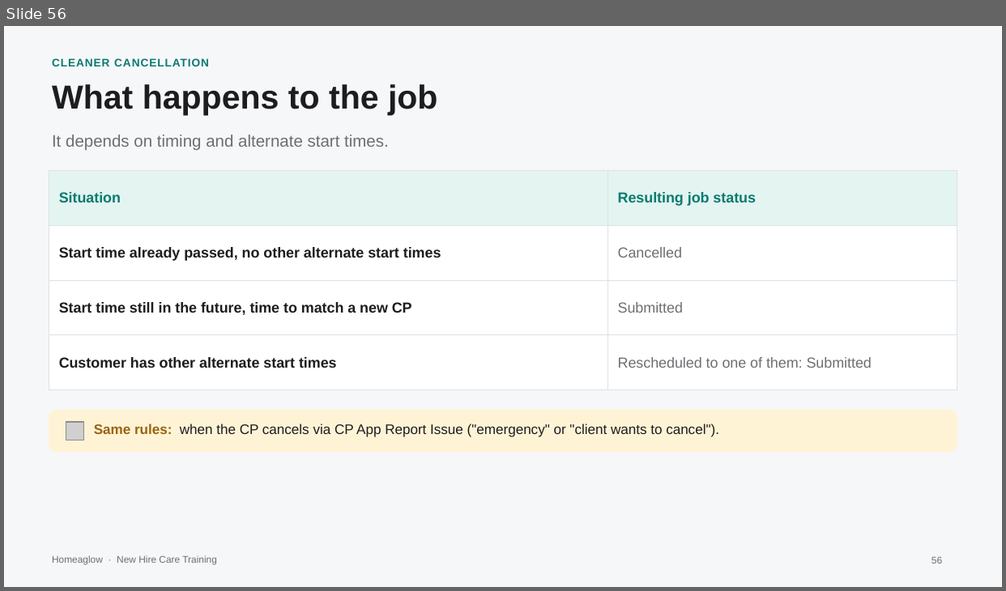
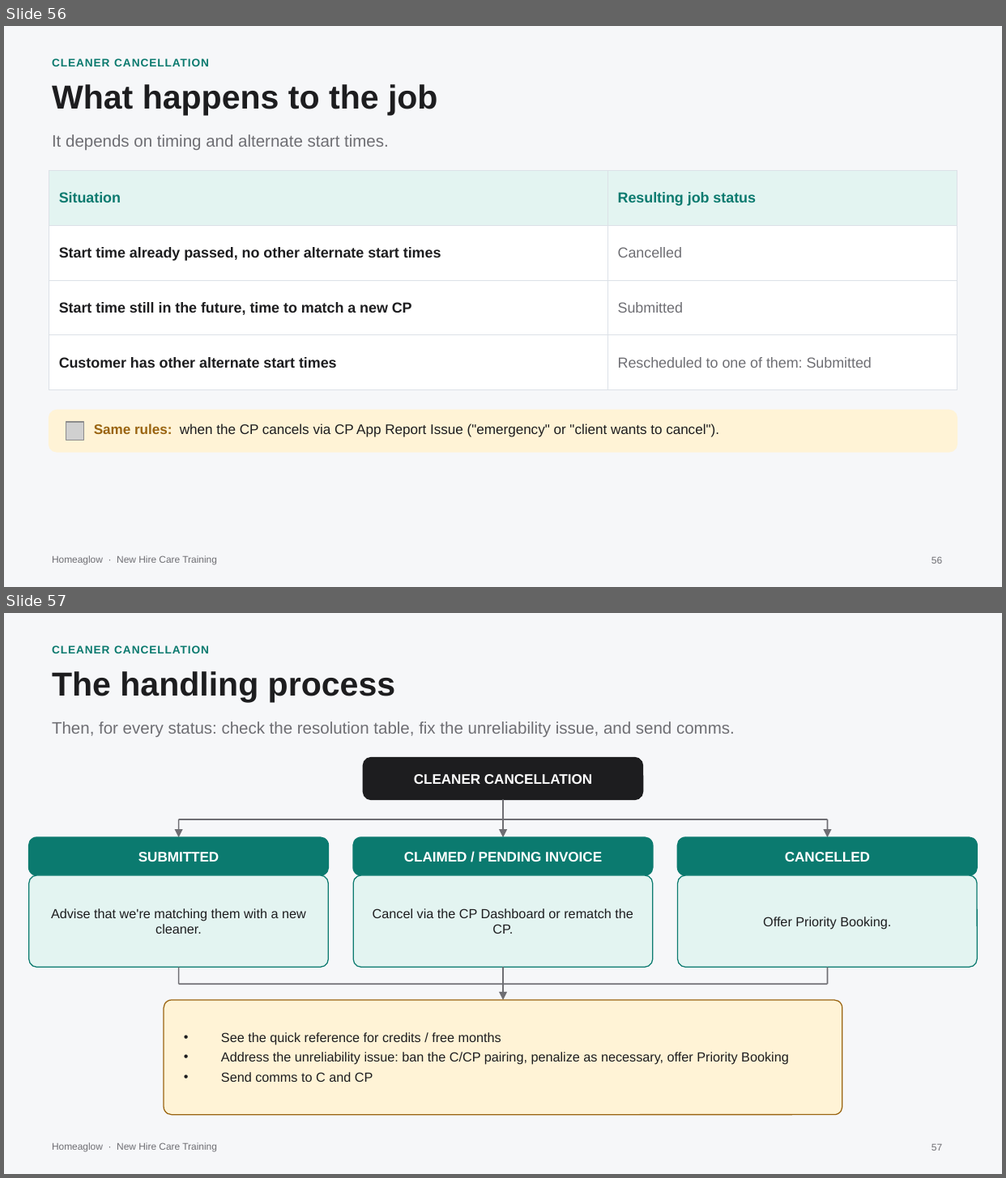
Before and after one commit to anjulimichelle/training, a slide deck: billing-disputes/billing-disputes-cash-payments.pptx. Shown one above the other, each under a label of ours: slide 56 before the commit, slides 56 and 57 after it. The pictures are 1006x591 and 1006x1178 pixels, drawn with LibreOffice and Linux fonts; fonts in the diff are those of the drawing; grey boxes stand for pictures. Boxes give left, top, right and bottom in pixels: in the first picture for what was removed or moved away, otherwise in the second. Text is boxed around its words. In the diff, an @@ line names an element or a change of style, - is before the commit and + after.

```diff
--- a/billing-disputes/billing-disputes-cash-payments.pptx
+++ b/billing-disputes/billing-disputes-cash-payments.pptx
@@ slide 57 added at (4, 613, 1002, 1174), background #F6F7F9; not listed: 1 template element that a slide beside it also shows @@
@@ text added at (52, 645, 209, 653), 8 pt, text #0B7A6F, bold @@
+CLEANER CANCELLATION
@@ text added at (52, 671, 396, 702), 24 pt, text #1D1D1F, bold @@
+The handling process
@@ text added at (52, 722, 735, 737), 12 pt, text #6E6E73 @@
+Then, for every status: check the resolution table, fix the unreliability issue, and send comms.
@@ rounded rectangle added at (364, 758, 642, 799), fill #1D1D1F, outline #1D1D1F 1 pt @@
@@ text added at (414, 774, 592, 784), 10 pt, text #FFFFFF, bold @@
+CLEANER CANCELLATION
@@ line added from (503, 799) to (503, 820), #6E6E73 1 pt @@
@@ line added from (179, 820) to (827, 820), #6E6E73 1 pt @@
@@ arrow added from (179, 820) to (179, 837), #6E6E73 1 pt @@
@@ arrow added from (503, 820) to (503, 837), #6E6E73 1 pt @@
@@ arrow added from (827, 820) to (827, 837), #6E6E73 1 pt @@
@@ rounded rectangle added at (29, 837, 328, 875), fill #0B7A6F, outline #0B7A6F 1 pt @@
@@ text added at (138, 852, 219, 862), 10 pt, text #FFFFFF, bold @@
+SUBMITTED
@@ rounded rectangle added at (353, 837, 653, 875), fill #0B7A6F, outline #0B7A6F 1 pt @@
@@ text added at (404, 852, 602, 862), 10 pt, text #FFFFFF, bold @@
+CLAIMED / PENDING INVOICE
@@ rounded rectangle added at (678, 837, 977, 875), fill #0B7A6F, outline #0B7A6F 1 pt @@
@@ text added at (785, 852, 870, 862), 10 pt, text #FFFFFF, bold @@
+CANCELLED
@@ rounded rectangle added at (29, 875, 328, 967), fill #E3F4F1, outline #0B7A6F 0.75 pt @@
@@ rounded rectangle added at (353, 875, 653, 967), fill #E3F4F1, outline #0B7A6F 0.75 pt @@
@@ rounded rectangle added at (678, 875, 977, 967), fill #E3F4F1, outline #0B7A6F 0.75 pt @@
@@ text added at (51, 909, 306, 934), 9.5 pt, text #1D1D1F @@
+Advise that we're matching them with a new cleaner.
@@ text added at (373, 909, 633, 934), 9.5 pt, text #1D1D1F @@
+Cancel via the CP Dashboard or rematch the CP.
@@ text added at (763, 917, 891, 929), 9.5 pt, text #1D1D1F @@
+Offer Priority Booking.
@@ line added from (179, 967) to (179, 984), #6E6E73 1 pt @@
@@ line added from (503, 967) to (503, 984), #6E6E73 1 pt @@
@@ line added from (827, 967) to (827, 984), #6E6E73 1 pt @@
@@ rounded rectangle added at (164, 1000, 842, 1115), fill #FFF3D6, outline #9A6410 0.75 pt @@
@@ line added from (179, 984) to (827, 984), #6E6E73 1 pt @@
@@ arrow added from (503, 984) to (503, 1000), #6E6E73 1 pt @@
@@ text added at (221, 1033, 789, 1082), 9.5 pt, text #1D1D1F @@
+• See the quick reference for credits / free months
+• Address the unreliability issue: ban the C/CP pairing, penalize as necessary, offer Priority Booking
+• Send comms to C and CP
@@ page number added at (931, 1144, 942, 1151), 7 pt, text #6E6E73 @@
+57
```
Also in this commit, not shown: 1 slide changed, 1 slide removed, 1 other file.
